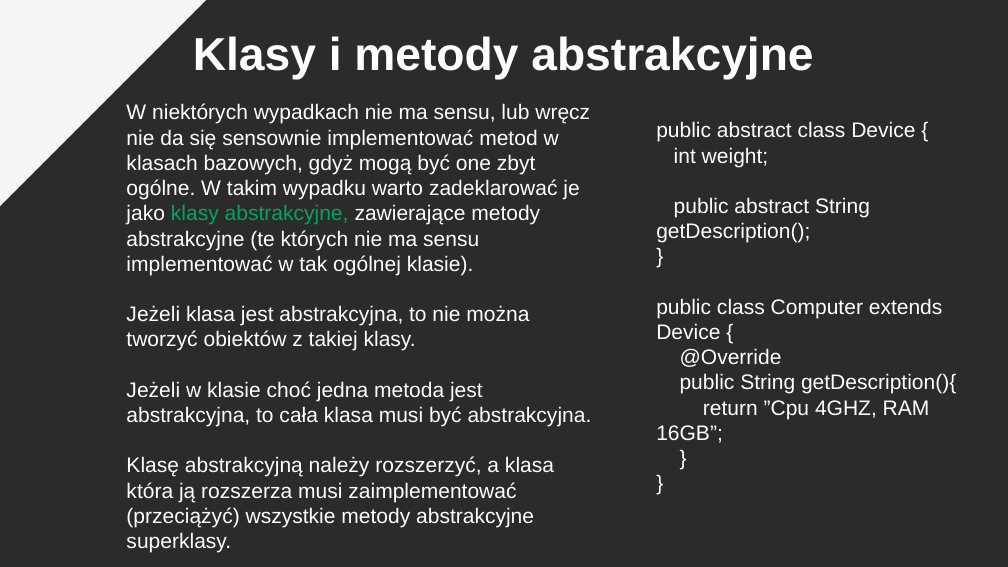
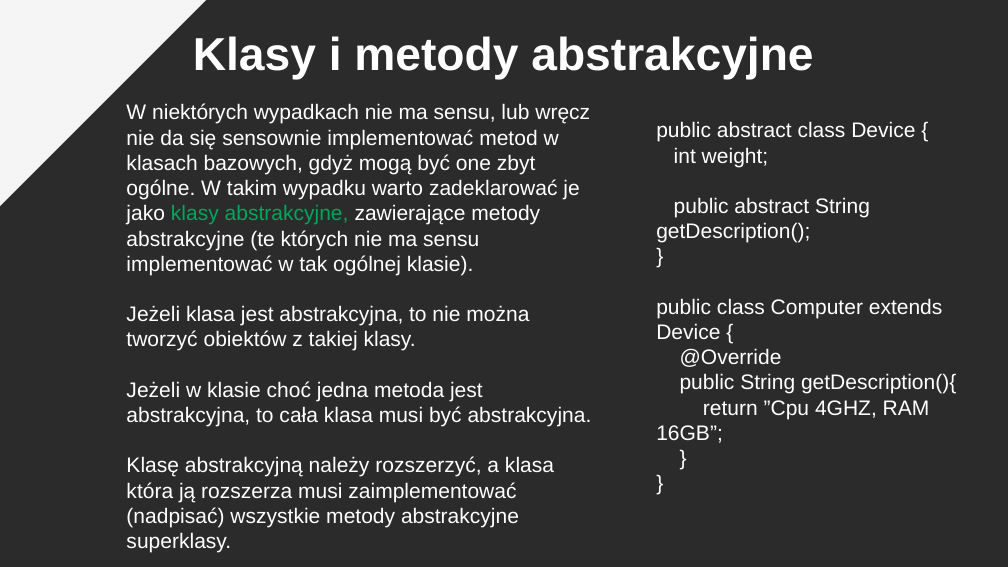
Before and after one commit to pkrajnik/WprowadzenieDoJava4Zajecia, a slide deck: slide 26 of WprowadzenieDoJezykaJAVA_v2_PiotrKrajnik.pptx. Drawn at 1008x567 pixels with LibreOffice and Linux fonts; fonts in the diff are those of the drawing; background and template pictures are left out; a plain dark background stands for a picture behind light text. Boxes give left, top, right and bottom in pixels: in the first picture for what was removed or moved away, otherwise in the second. Text is boxed around its words. In the diff, an @@ line names an element or a change of style, - is before the commit and + after.

```diff
--- a/WprowadzenieDoJezykaJAVA_v2_PiotrKrajnik.pptx
+++ b/WprowadzenieDoJezykaJAVA_v2_PiotrKrajnik.pptx
@@ text at [126, 456, 554, 553]: text changed @@
-Klasę abstrakcyjną należy rozszerzyć, a klasa która ją rozszerza musi zaimplementować (przeciążyć) wszystkie metody abstrakcyjne superklasy.
+Klasę abstrakcyjną należy rozszerzyć, a klasa która ją rozszerza musi zaimplementować (nadpisać) wszystkie metody abstrakcyjne superklasy.
```
Also in this commit, not shown: 2 other slides changed.
